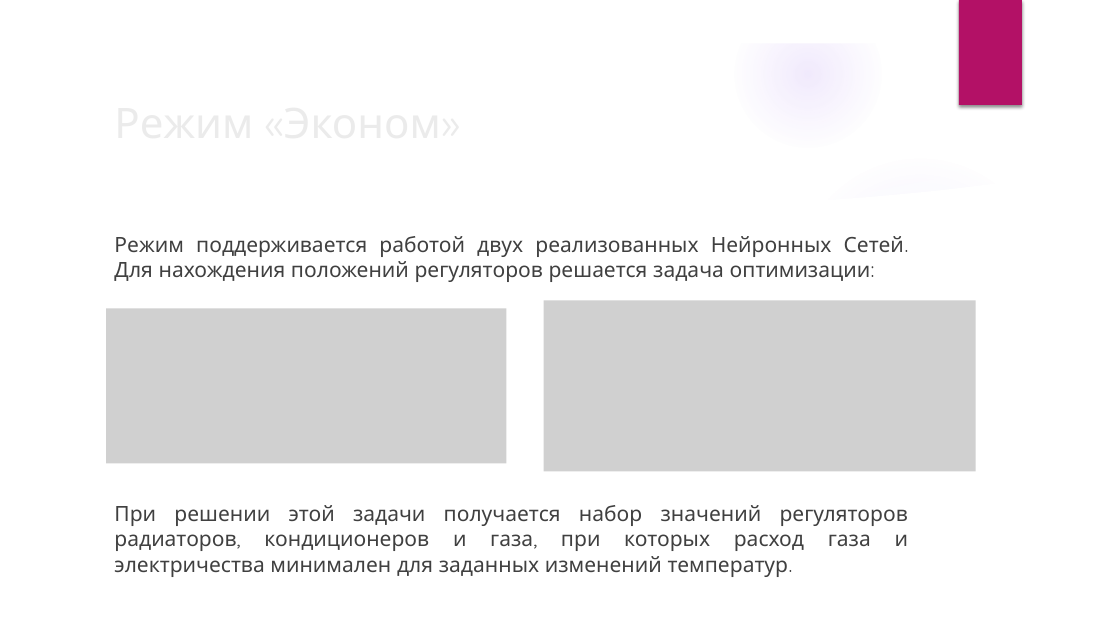
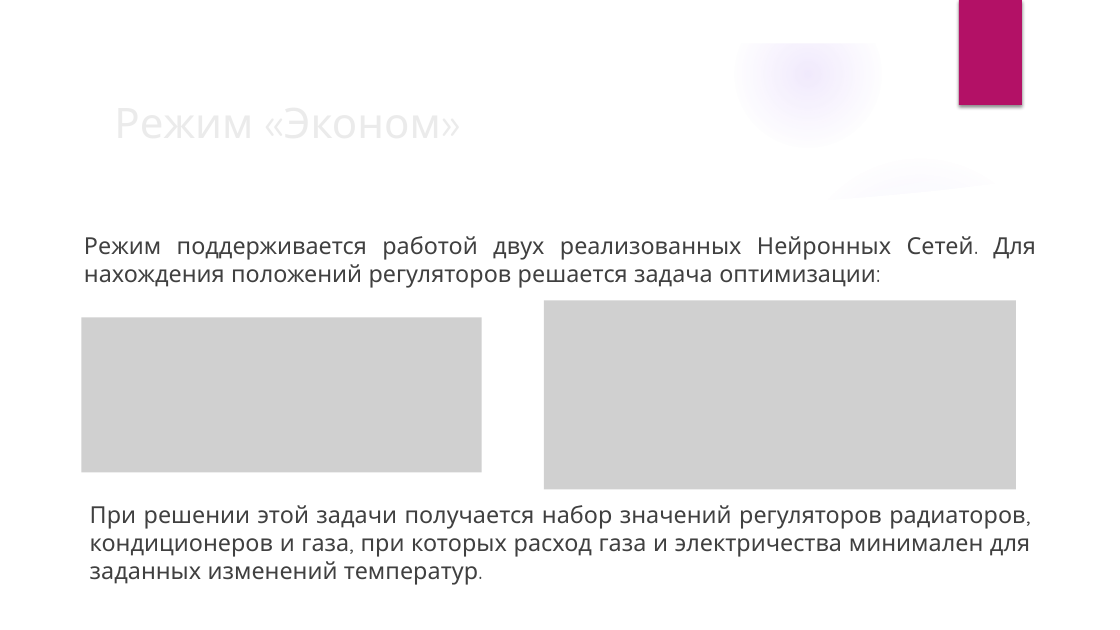
Before and after one commit to Corvin71/neuro-hack, a slide deck: slide 10 of present.pptx. Drawn at 1120x630 pixels with LibreOffice and Linux fonts; fonts in the diff are those of the drawing; grey boxes stand for pictures; background and template pictures are left out. Boxes give left, top, right and bottom in pixels: in the first picture for what was removed or moved away, otherwise in the second. Text is boxed around its words. In the diff, an @@ line names an element or a change of style, - is before the commit and + after.

```diff
--- a/present.pptx
+++ b/present.pptx
@@ text "Режим поддерживается работой двух реализованных ..." at box(84, 236, 1036, 288): size 18 to 20 pt @@
@@ text "Режим поддерживается работой двух реализованных ...": place and size @@
-text "Режим поддерживается работой двух реализованных ..." at box(114, 236, 904, 282)
+text "Режим поддерживается работой двух реализованных ..." at box(84, 236, 1036, 288)
@@ picture: place and size @@
-picture at box(106, 308, 507, 464)
+picture at box(82, 318, 482, 473)
@@ picture: place and size @@
-picture at box(544, 301, 975, 472)
+picture at box(544, 301, 1016, 490)
@@ text "При решении этой задачи получается ...": place and size @@
-text "При решении этой задачи получается ..." at box(114, 505, 909, 577)
+text "При решении этой задачи получается ..." at box(90, 505, 1030, 585)
@@ text "При решении этой задачи получается ..." at box(90, 505, 1030, 585): size 18 to 20 pt @@
```
Also in this commit, not shown: 11 other slides changed, 2 slides added, 1 slide removed, 2 other files.
